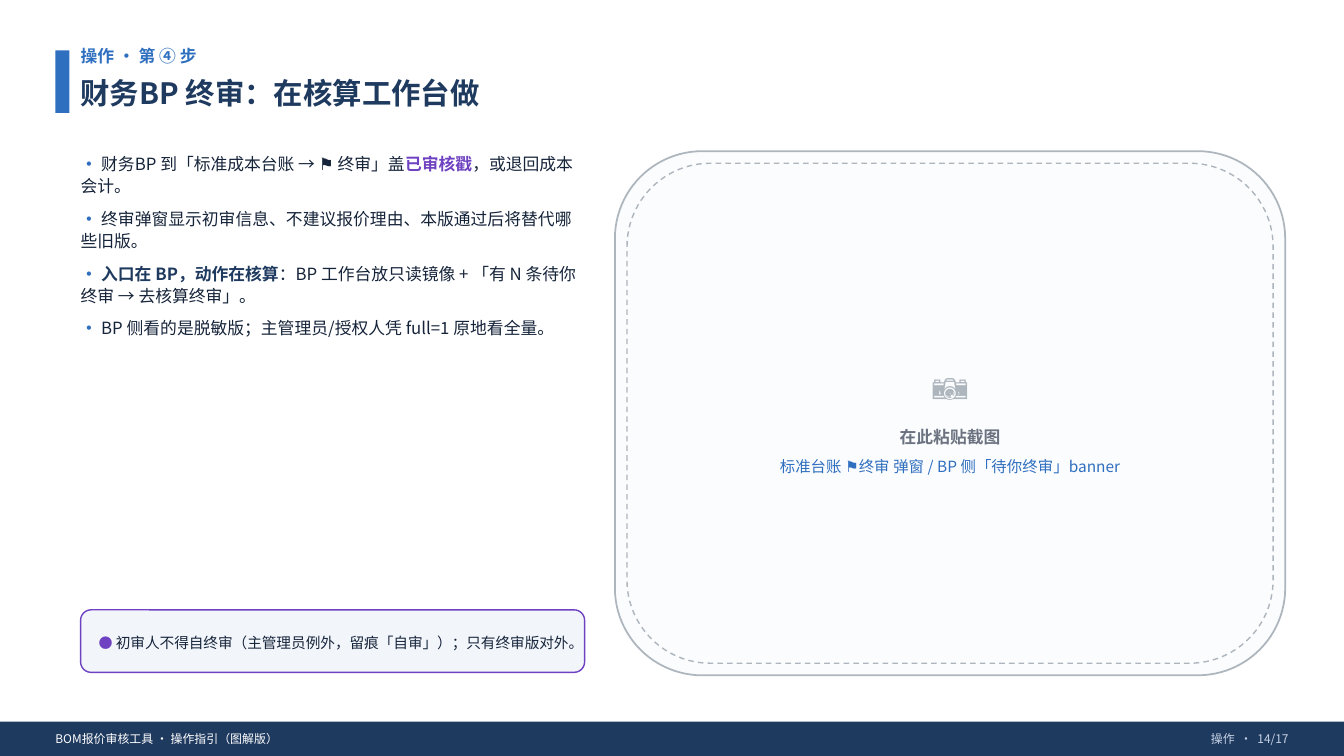
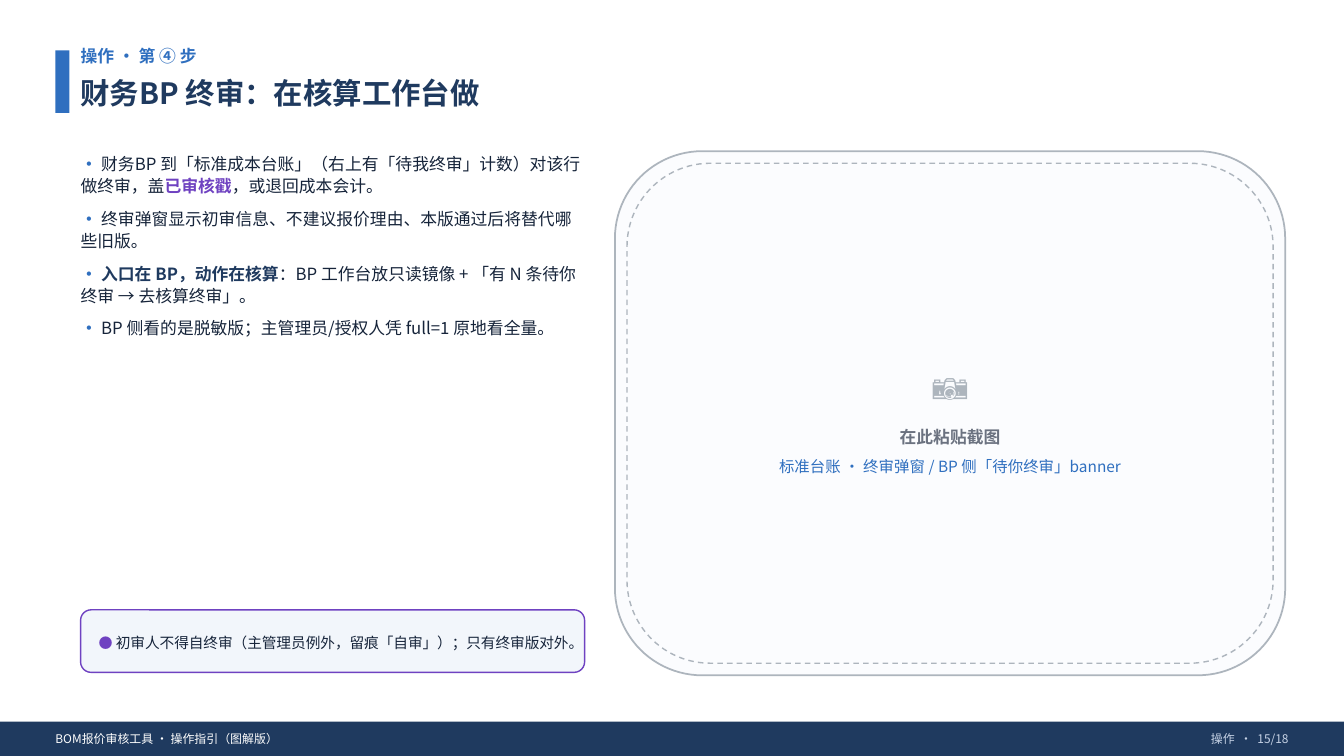
Before and after one commit to ReginaldZeng/accounting-workbench, a slide deck: slide 15 of 01_Current_Deliverables/docs/20260903_BOM报价审核/BOM报价审核工具_操作指引_图解版_20260909.pptx (slide 14 before the commit). Drawn at 1344x756 pixels with LibreOffice and Linux fonts; fonts in the diff are those of the drawing. Boxes give left, top, right and bottom in pixels: in the first picture for what was removed or moved away, otherwise in the second. Text is boxed around its words. In the diff, an @@ line names an element or a change of style, - is before the commit and + after.

```diff
--- a/01_Current_Deliverables/docs/20260903_BOM报价审核/BOM报价审核工具_操作指引_图解版_20260909.pptx
+++ b/01_Current_Deliverables/docs/20260903_BOM报价审核/BOM报价审核工具_操作指引_图解版_20260909.pptx
@@ text at [81,155,580,194]: text changed @@
-• 财务BP 到「标准成本台账 → ⚑ 终审」盖已审核戳，或退回成本会计。
+• 财务BP 到「标准成本台账」（右上有「待我终审」计数）对该行做终审，盖已审核戳，或退回成本会计。
@@ text at [779,459,1120,474]: text changed @@
-标准台账 ⚑终审 弹窗 / BP 侧「待你终审」banner
+标准台账 · 终审弹窗 / BP 侧「待你终审」banner
@@ text at [1211,733,1288,745]: text changed @@
-操作 · 14/17
+操作 · 15/18
```
Also in this commit, not shown: 16 other slides changed, 1 slide added, 2 other files.
